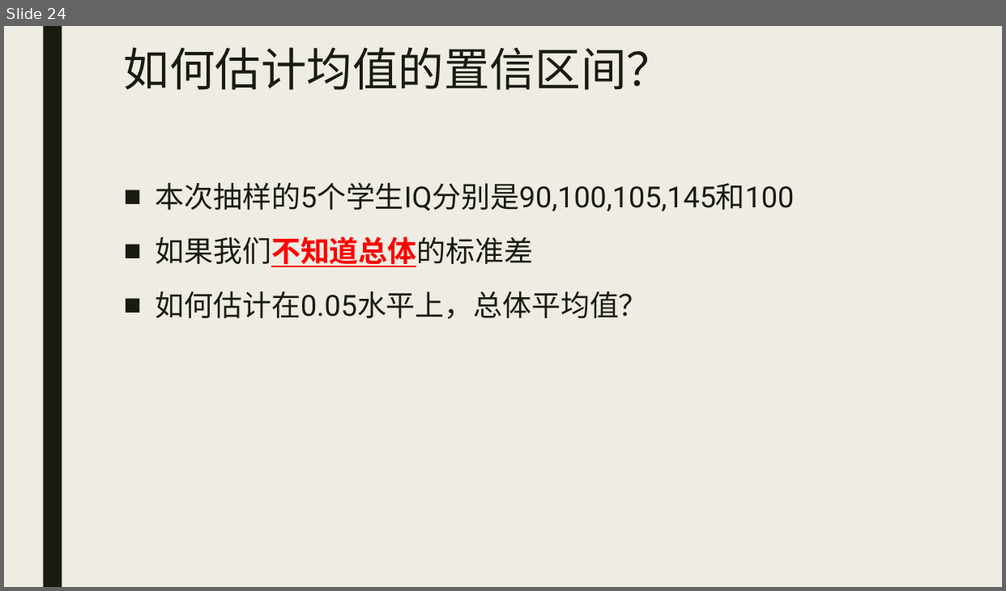
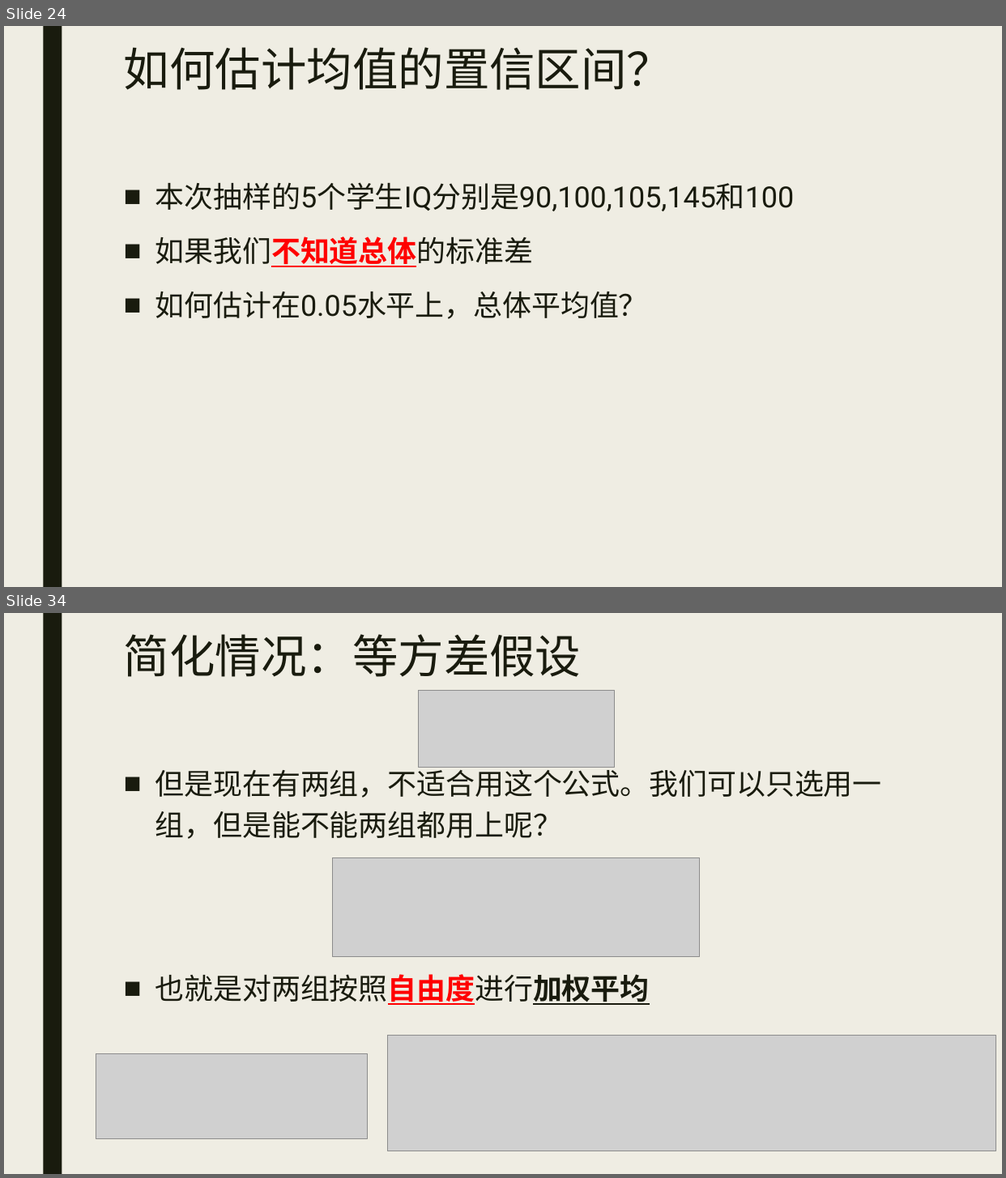
Before and after one commit to beneon/medstat, a slide deck: lect-2/lect-2.pptx. Shown one above the other, each under a label of ours: slide 24 before the commit, slides 24 and 34 after it; the slides between them are not shown. The pictures are 1006x591 and 1006x1178 pixels, drawn with LibreOffice and Linux fonts; fonts in the diff are those of the drawing; grey boxes stand for pictures. Boxes give left, top, right and bottom in pixels: in the first picture for what was removed or moved away, otherwise in the second. Text is boxed around its words. In the diff, an @@ line names an element or a change of style, - is before the commit and + after.

```diff
--- a/lect-2/lect-2.pptx
+++ b/lect-2/lect-2.pptx
@@ slide 34 added at [4, 613, 1002, 1174], background #EFEDE3; not listed: 1 template element that a slide beside it also shows @@
@@ title added at [124, 634, 582, 677], 44 pt, text #191B0E @@
+简化情况：等方差假设
@@ picture added at [418, 691, 614, 767] @@
@@ text added at [155, 765, 882, 1005], 28 pt, text #191B0E @@
+■ 但是现在有两组，不适合用这个公式。我们可以只选用一组，但是能不能两组都用上呢？
+■ 也就是对两组按照自由度进行加权平均
@@ picture added at [333, 858, 701, 956] @@
@@ picture added at [387, 1035, 997, 1152] @@
@@ picture added at [96, 1054, 367, 1139] @@
```
Also in this commit, not shown: 12 other slides added, 3 other files.
